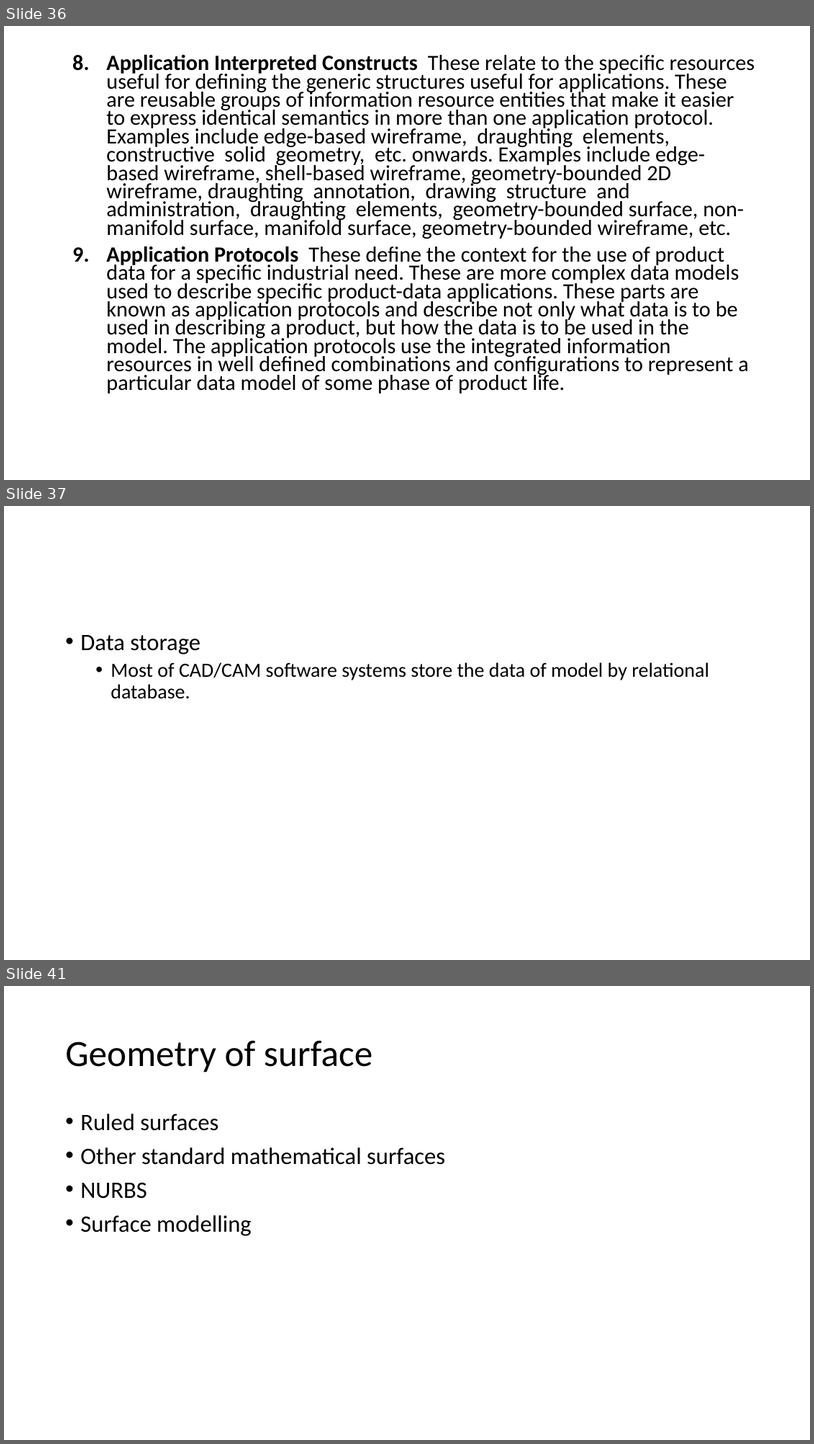
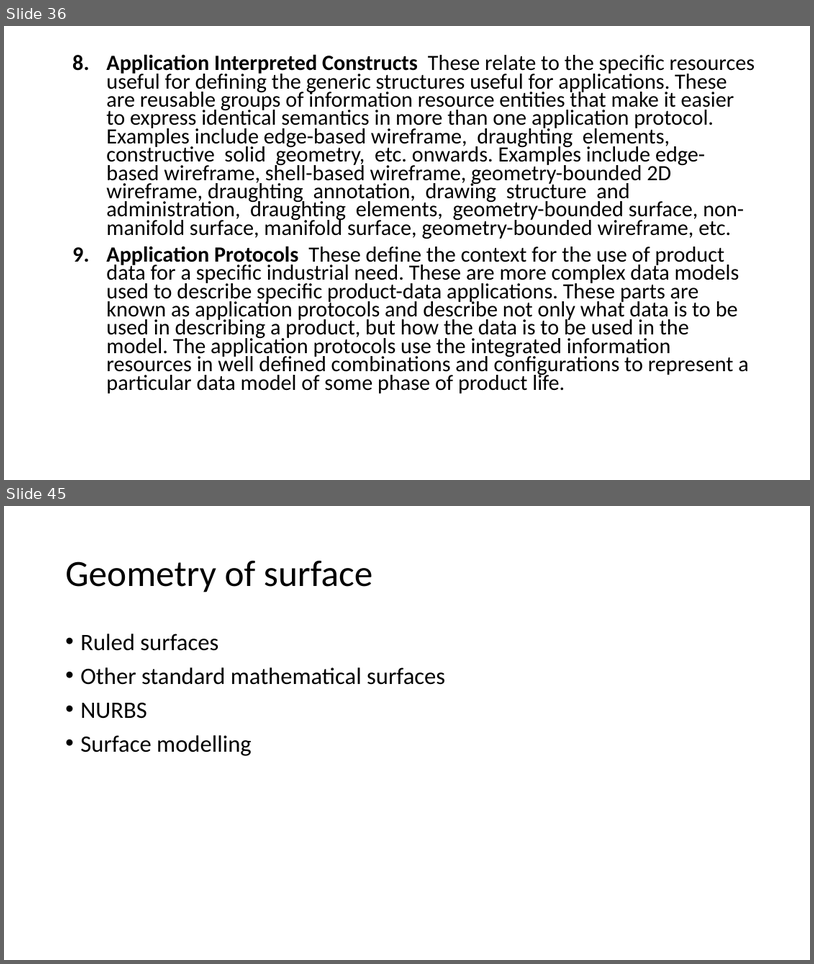
Before and after one commit to Jinny-Ching/cad_cam_course, a slide deck: CAD_CAM.pptx. Shown one above the other, each under a label of ours: slides 36, 37 and 41 before the commit, slides 36 and 45 after it; the slides between them are not shown. The pictures are 814x1444 and 814x964 pixels, drawn with LibreOffice and Linux fonts; fonts in the diff are those of the drawing. Boxes give left, top, right and bottom in pixels: in the first picture for what was removed or moved away, otherwise in the second. Text is boxed around its words. In the diff, an @@ line names an element or a change of style, - is before the commit and + after.

Commit message:
goemetric modelling-curve

```diff
--- a/CAD_CAM.pptx
+++ b/CAD_CAM.pptx
@@ slide 37 removed at (4,506,810,960), background #FFFFFF @@
@@ text removed at (80,635,710,699) @@
-• Data storage
-  • Most of CAD/CAM software systems store the data of model by relational database.
@@ what was slide 41 is now slide 45 @@
```
Also in this commit, not shown: 7 slides changed, 9 slides added.
